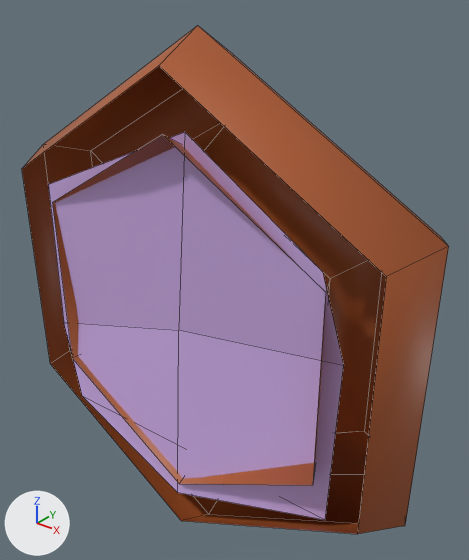
Before and after pictures for a commit that changed the FBX model Assets/Props - FBX/props_wall_painting_frame_2.fbx.
Camera for both pictures: a 50 mm lens placed at (0.513, -0.566, 0.427), pointed at (0.021, 0.05, 0.046). The lights are fixed; the arrows at lower left show +X, +Y and +Z. The first picture is the older version. Mesh edges are drawn as thin lines. Where no turn or scale is listed for an object, it has been applied to the vertices.
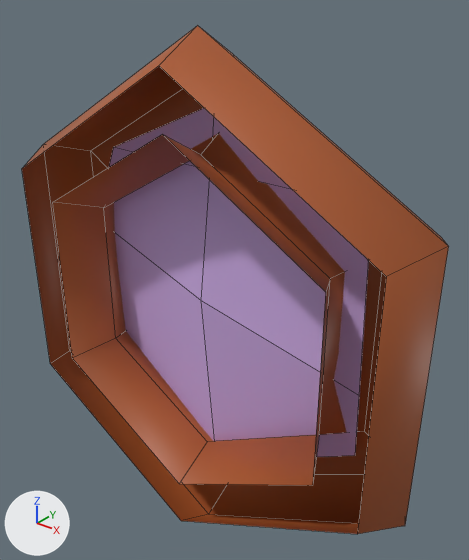
Changed parts and their boxes [x1, y1, x2, y2] in the pictures (469 x 560 px):
'Cube.001', added (purple): after [109, 108, 369, 457]
part 1 of me_cube_077, deleted (purple): before [48, 132, 343, 520]

Diff of the bpy script that builds the scene:
```diff
--- a/Assets/Props - FBX/props_wall_painting_frame_2.fbx.py
+++ b/Assets/Props - FBX/props_wall_painting_frame_2.fbx.py
@@ me_cube_077 @@
 # used by ob_cube_102; location = (0.0, 0.0, 0.0)
-me_cube_077.from_pydata(...)  # 45 vertices, 35 faces; spans x -0.313..0.315, y -0.058..0.072, z -0.358..0.367
-me_cube_077.materials.append(mat_meuble_cusiine_004)  # purple #ceade7
+me_cube_077.from_pydata(...)  # 36 vertices, 30 faces; spans x -0.313..0.315, y -0.053..0.072, z -0.358..0.367
+# me_cube_077 part 1: the loose piece of 9 vertices spanning x -0.246..0.232, y -0.058..-0.023, z -0.276..0.256 is deleted
 me_cube_077.materials.append(mat_base_wood_004)
@@ me_cube_053 @@
+me_cube_053.from_pydata([(0.218, 0.058, -0.155), (0.007, 0.023, -0.256), (0.232, 0.023, -0.033), (-0.016, 0.023, 0.013), (0.225, 0.023, 0.199), (-0.008, 0.048, 0.276), (-0.206, 0.053, 0.189), (-0.246, 0.042, 0.074), (-0.224, 0.053, -0.156)], [], [(0, 1, 3, 2), (2, 3, 5, 4), (5, 6, 4), (3, 7, 6, 5), (1, 8, 7, 3)])
+me_cube_053.materials.append(mat_meuble_cusiine_004)  # purple #ceade7
@@ ob_cube_001 @@
+ob_cube_001 = bpy.data.objects.new('Cube.001', me_cube_053)
+ob_cube_001.location = (0.0, 0.0, 0.0)
```
